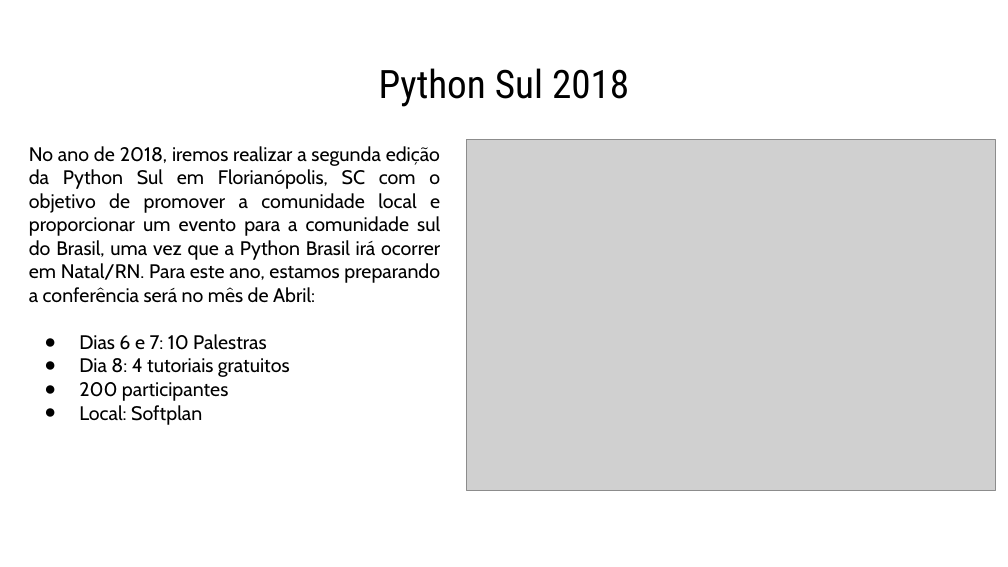
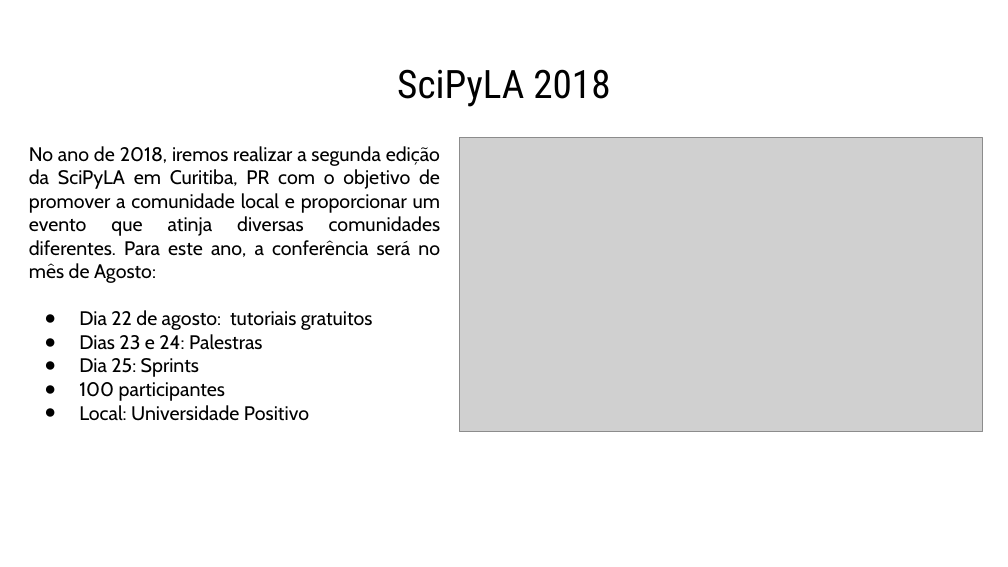
Before and after one commit to scipy-latinamerica/scipyla2018, a slide deck: slide 3 of docs/Proposta-de-Patrocinio-SciPyLA-2018.odp. Drawn at 1008x567 pixels with LibreOffice and Linux fonts; fonts in the diff are those of the drawing; grey boxes stand for pictures. Boxes give left, top, right and bottom in pixels: in the first picture for what was removed or moved away, otherwise in the second. Text is boxed around its words. In the diff, an @@ line names an element or a change of style, - is before the commit and + after.

```diff
--- a/docs/Proposta-de-Patrocinio-SciPyLA-2018.odp
+++ b/docs/Proposta-de-Patrocinio-SciPyLA-2018.odp
@@ title at box(397, 69, 610, 107): text changed @@
-Python Sul 2018
+SciPyLA 2018
@@ text at box(29, 146, 441, 421): text changed @@
-No ano de 2018, iremos realizar a segunda edição da Python Sul em Florianópolis, SC com o objetivo de promover a comunidade local e proporcionar um evento para a comunidade sul do Brasil, uma vez que a Python Brasil irá ocorrer em Natal/RN. Para este ano, estamos preparando a conferência será no mês de Abril:
-● Dias 6 e 7: 10 Palestras
-● Dia 8: 4 tutoriais gratuitos
-● 200 participantes
-● Local: Softplan
+No ano de 2018, iremos realizar a segunda edição da SciPyLA em Curitiba, PR com o objetivo de promover a comunidade local e proporcionar um evento que atinja diversas comunidades diferentes. Para este ano, a conferência será no mês de Agosto:
+● Dia 22 de agosto: tutoriais gratuitos
+● Dias 23 e 24: Palestras
+● Dia 25: Sprints
+● 100 participantes
+● Local: Universidade Positivo
@@ picture: place and size @@
-picture at box(467, 140, 996, 490)
+picture at box(460, 137, 983, 431)
```
Also in this commit, not shown: 5 other slides changed.
